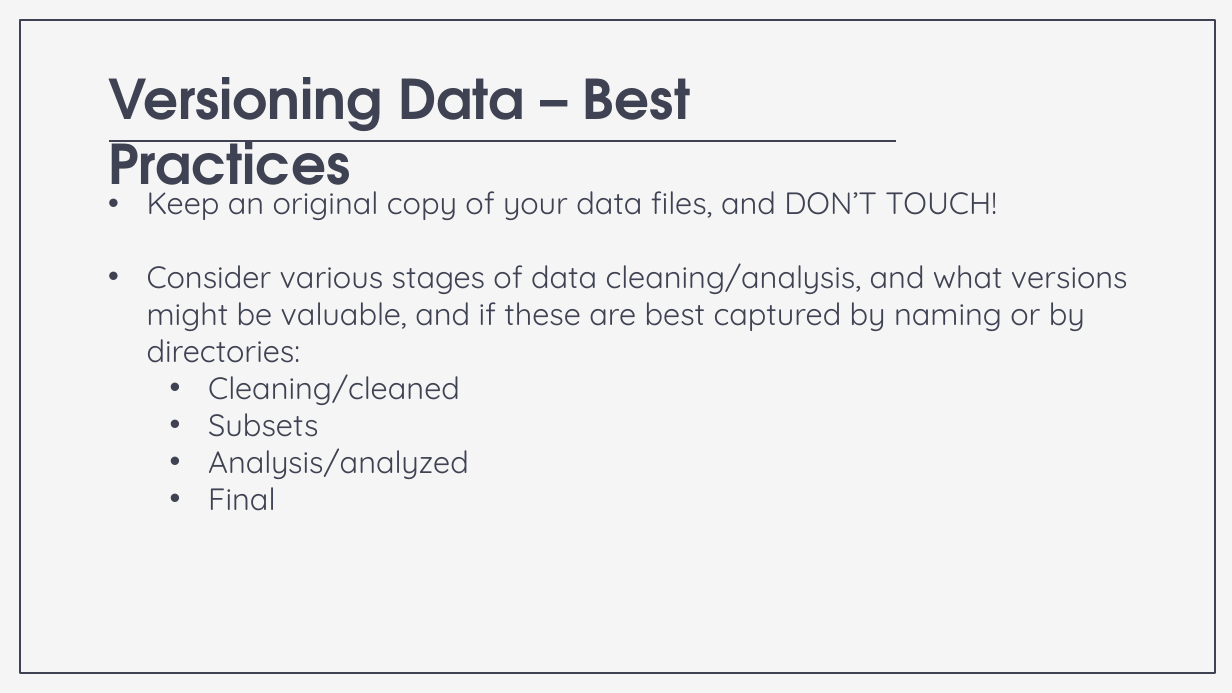
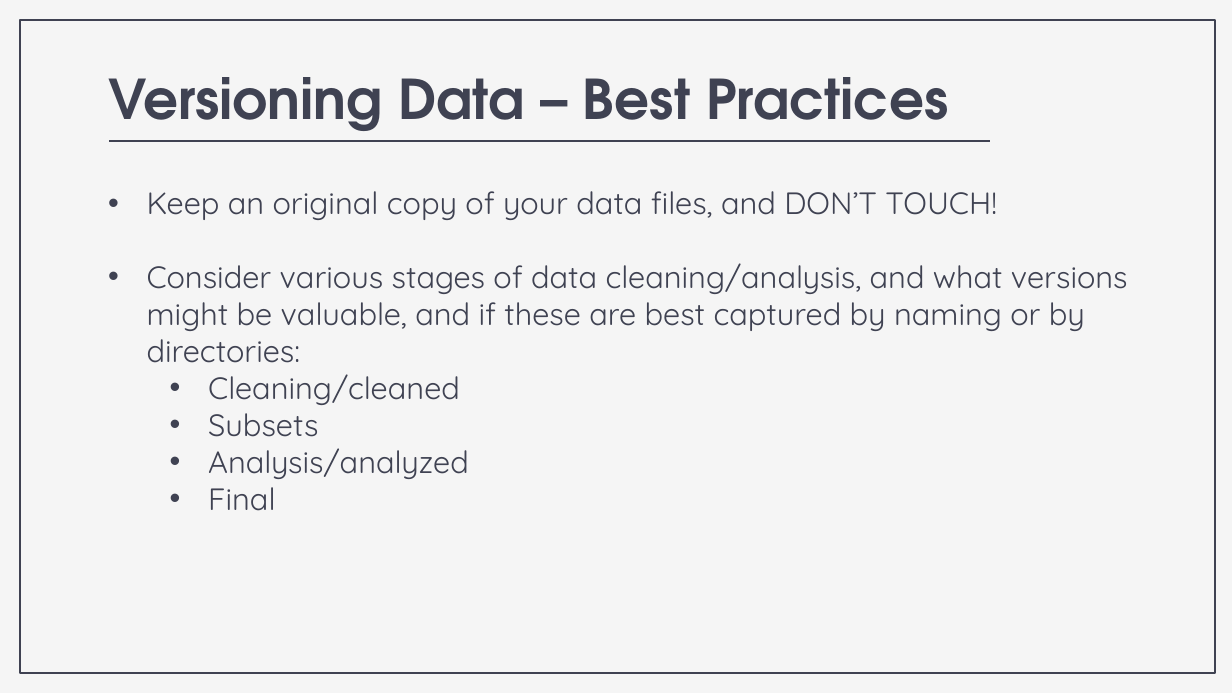
Before and after one commit to nickrochlin/rdm-jumpstart2, a slide deck: slide 25 of files/Block2-1_Files-and-Folders.pptx. Drawn at 1232x693 pixels with LibreOffice and Linux fonts; fonts in the diff are those of the drawing. Boxes give left, top, right and bottom in pixels: in the first picture for what was removed or moved away, otherwise in the second. Text is boxed around its words. In the diff, an @@ line names an element or a change of style, - is before the commit and + after.

```diff
--- a/files/Block2-1_Files-and-Folders.pptx
+++ b/files/Block2-1_Files-and-Folders.pptx
@@ title "Versioning Data – Best Practices" rewrapped from (x1=108, y1=77, x2=691, y2=207) to (x1=108, y1=77, x2=948, y2=141) @@
@@ line moved from (110, 140) - (897, 140) to (110, 140) - (989, 140) @@
```
Also in this commit, not shown: 3 other slides changed, 4 other files.
